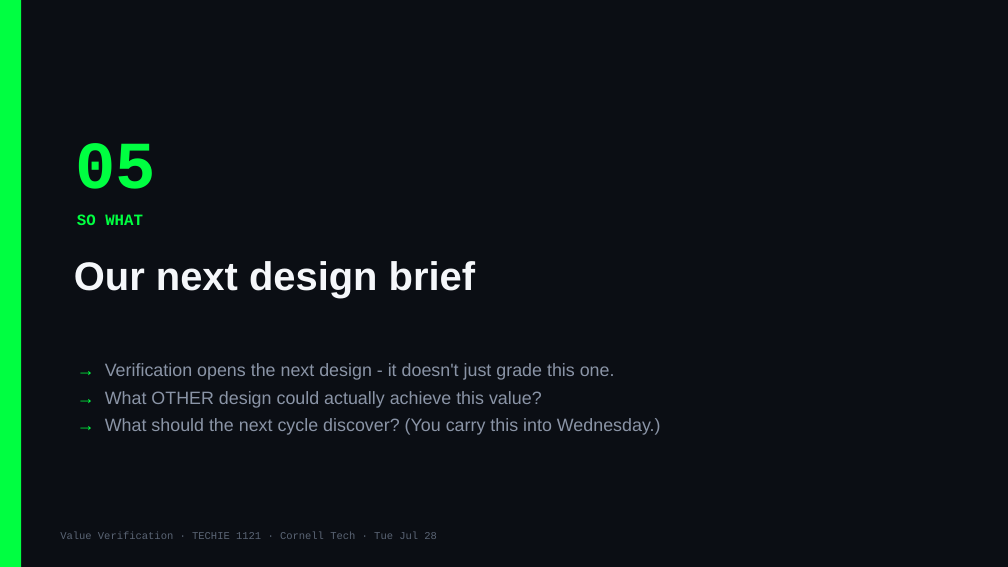
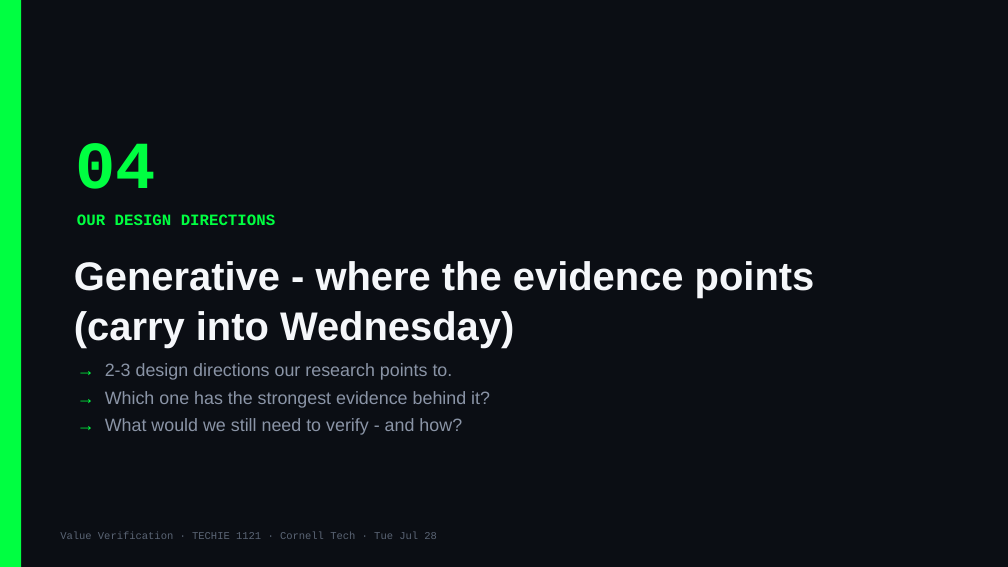
Before and after one commit to Cornell-Tech-Vibe-Coding-Summer-2026/website, a slide deck: slide 8 of slides/team-decks/Week3-Tue-jamins-2nd-team.pptx (slide 9 before the commit). Drawn at 1008x567 pixels with LibreOffice and Linux fonts; fonts in the diff are those of the drawing. Boxes give left, top, right and bottom in pixels: in the first picture for what was removed or moved away, otherwise in the second. Text is boxed around its words. In the diff, an @@ line names an element or a change of style, - is before the commit and + after.

```diff
--- a/slides/team-decks/Week3-Tue-jamins-2nd-team.pptx
+++ b/slides/team-decks/Week3-Tue-jamins-2nd-team.pptx
@@ text at box(75, 143, 156, 189): text changed @@
-05
+04
@@ text at box(77, 214, 275, 225): text changed @@
-SO WHAT
+OUR DESIGN DIRECTIONS
@@ text at box(74, 261, 815, 348): text changed @@
-Our next design brief
+Generative - where the evidence points (carry into Wednesday)
@@ text at box(105, 363, 490, 435): text changed @@
-→ Verification opens the next design - it doesn't just grade this one.
-→ What OTHER design could actually achieve this value?
-→ What should the next cycle discover? (You carry this into Wednesday.)
+→ 2-3 design directions our research points to.
+→ Which one has the strongest evidence behind it?
+→ What would we still need to verify - and how?
```
Also in this commit, not shown: 5 other slides changed, 1 slide added, 2 slides removed, 12 other files.
